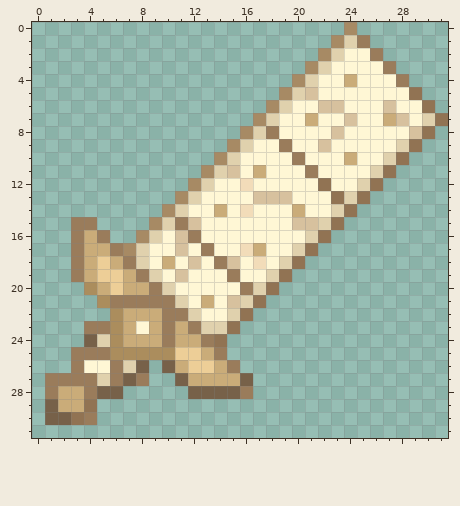
File history of a pixel-art file, Assets/Items/Weapons/Melee/TheCracked.aseprite. This is how it looked before the edit.
32x32 pixels, 1 frame. Colours within 5 levels of each other are drawn and written as one.
The result:
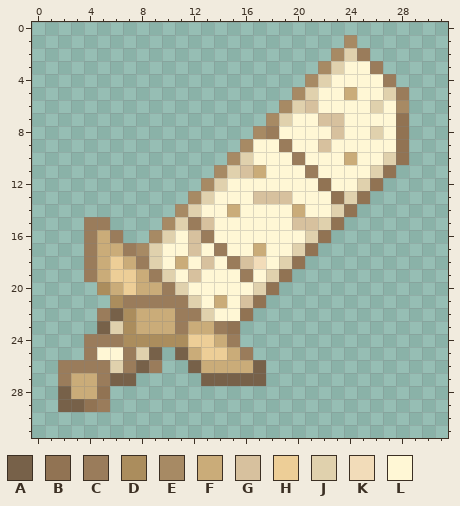
Palette (. is transparent): A #776149  B #917353  C #9a7c5b  D #ab8d5d  E #a78a64  F #caac79  G #d7c19e  H #edce97  J #e0d1ad  K #f2dcb9  L #fff7d5
What changed:
Changed rows in their new state; - is an unchanged pixel.
first column x 1:
 0 -----------------------.-------
 1 ----------------------.E.------
 2 ---------------------.EJC.-----
 3 --------------------.EJ--C.----
 4 -------------------.EJ-L--C.---
 5 ------------------.EJ--F--JC.--
 6 -----------------.EJGLL--JLE..-
 7 ----------------.EJ-LGGL--LB...
 8 ---------------.E--------J-B..-
 9 --------------.E-----------B.--
10 -------------.EJ---------------
11 ------------.EJG---------------
12 -----------.EJ-L---------------
13 ----------.EJ------------------
14 ---------.EJ-LFL---------------
15 --.-C---.EJCG------------------
16 --.CFC-.EJLGC------------------
17 --.C-FCEJ-LGLC-L---------------
18 --.CFHFCJLFLGLCG---------------
19 --.CF-HFCJLG--LC---------------
20 ---.DFH-FCJ----L---------------
21 ----.D----CJLFLG---------------
22 ----CAD--F-CJ-L----------------
23 ---.AJDF-FCFFC-----------------
24 ---CCCDDDDDHHFC----------------
25 --.-LLCJA.AFHHFC---------------
26 -C-CCJC-C..AF-FFA--------------
27 .-FFCA-.--..AAA-A--------------
28 .A-FB.-----.....---------------
29 .AA-C--------------------------
30 ....---------------------------
Pixel boxes of the changes (left, top, right, bottom) in both pictures:
changed: (45, 22, 448, 425)
